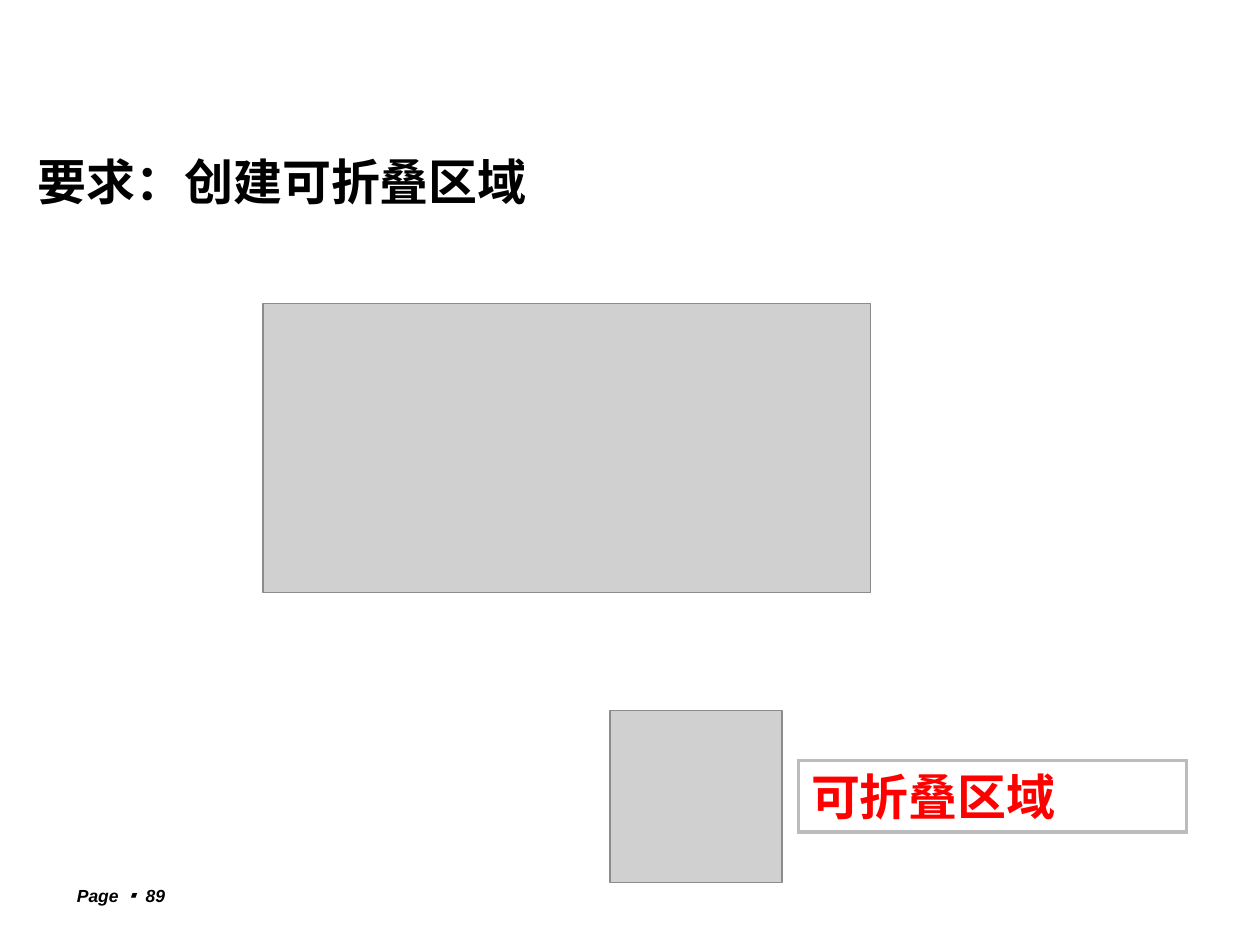
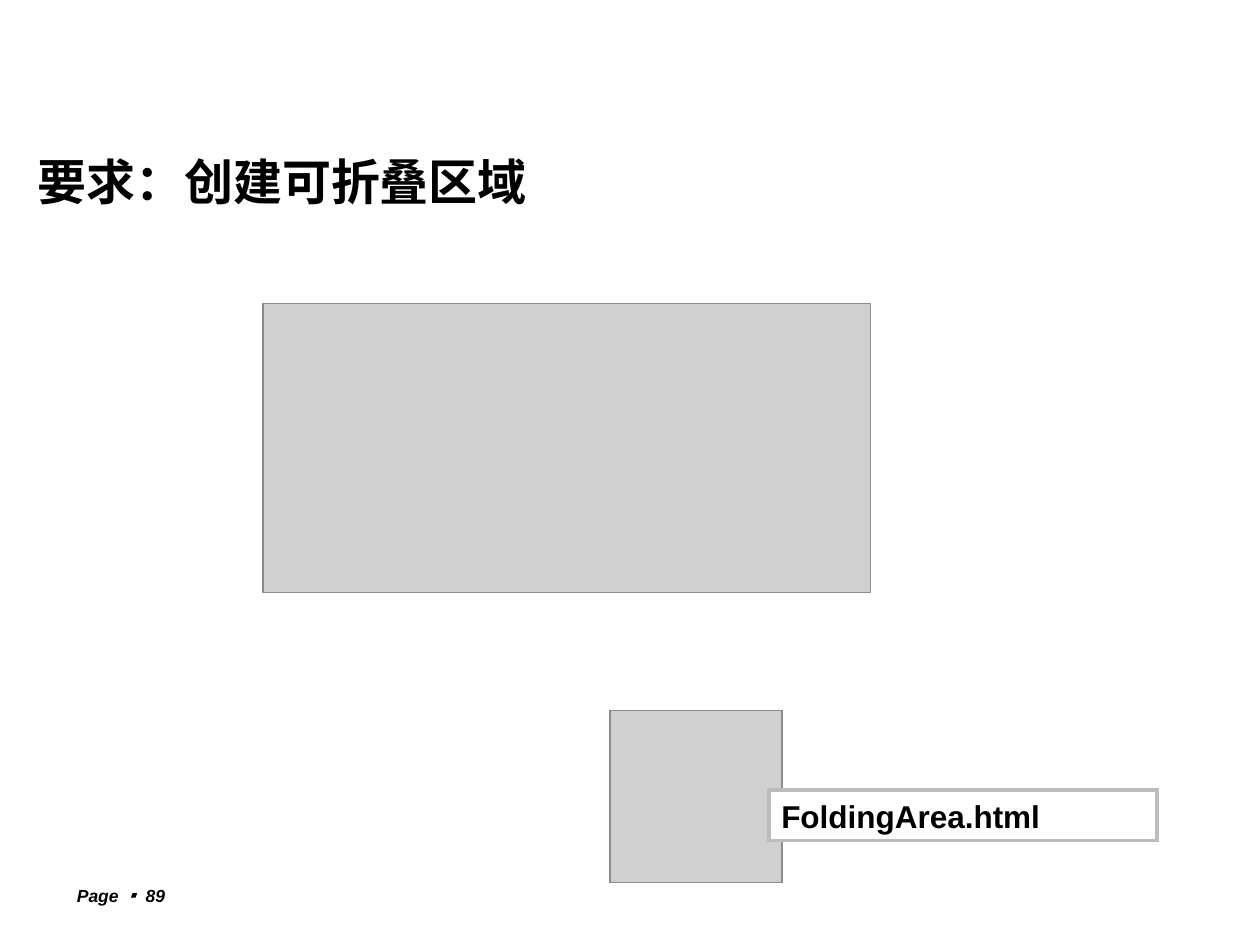
Before and after one commit to lxn56975/webdev, a slide deck: slide 89 of Chapter4Javascript.ppt. Drawn at 1260x945 pixels with LibreOffice and Linux fonts; fonts in the diff are those of the drawing; grey boxes stand for pictures; background and template pictures are left out. Boxes give left, top, right and bottom in pixels: in the first picture for what was removed or moved away, otherwise in the second. Text is boxed around its words. In the diff, an @@ line names an element or a change of style, - is before the commit and + after.

```diff
--- a/Chapter4Javascript.ppt
+++ b/Chapter4Javascript.ppt
@@ rectangle "FoldingArea.html" resized from (x1=799, y1=760, x2=1187, y2=832) to (x1=769, y1=790, x2=1157, y2=840) @@
@@ text in rectangle at (x1=781, y1=805, x2=1040, y2=834): text changed; size 28 to 18 pt; text colour #FF0000 to #000000 @@
-可折叠区域
+FoldingArea.html
```
Also in this commit, not shown: 2 other slides changed, 1 other file.
